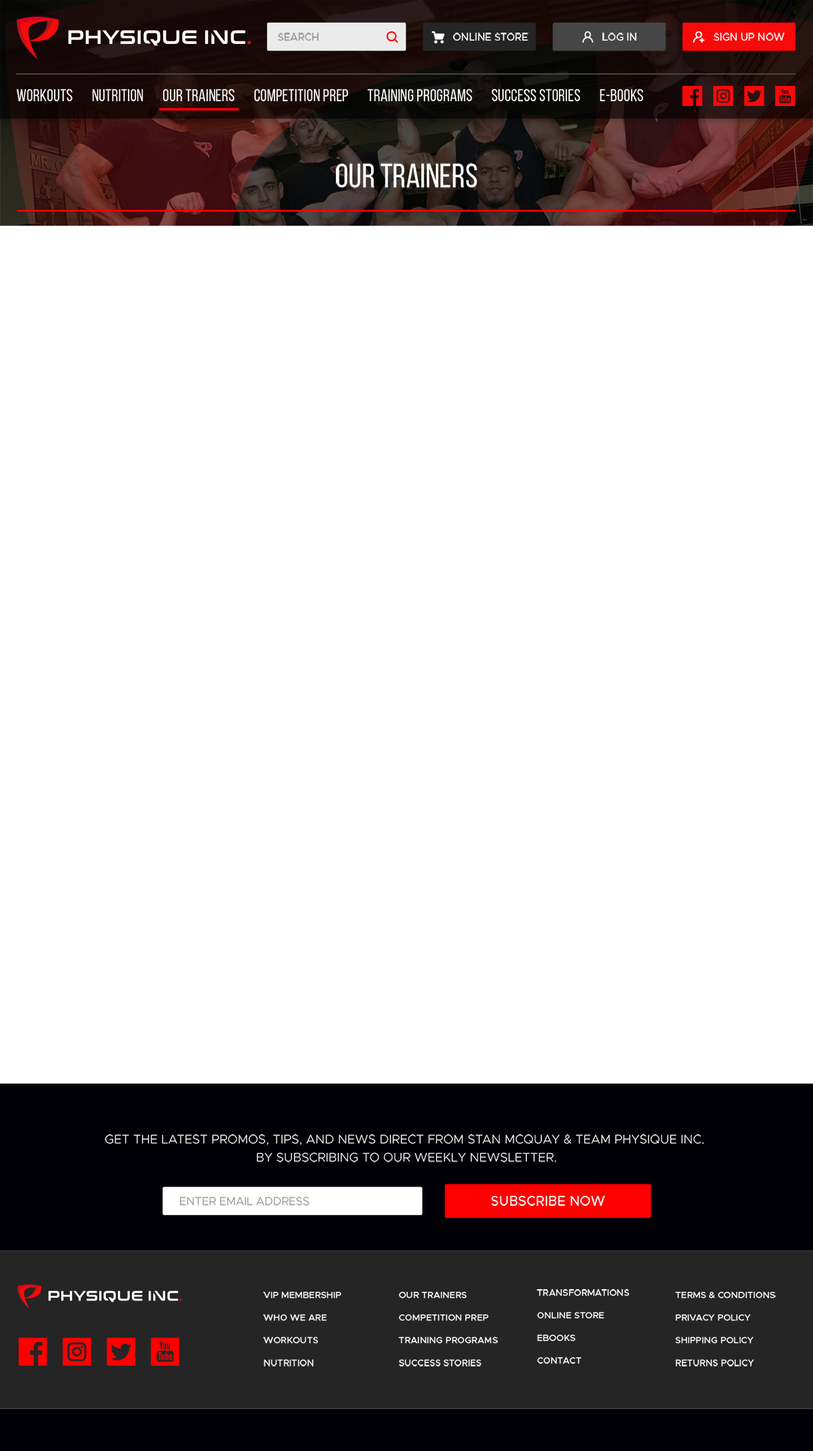
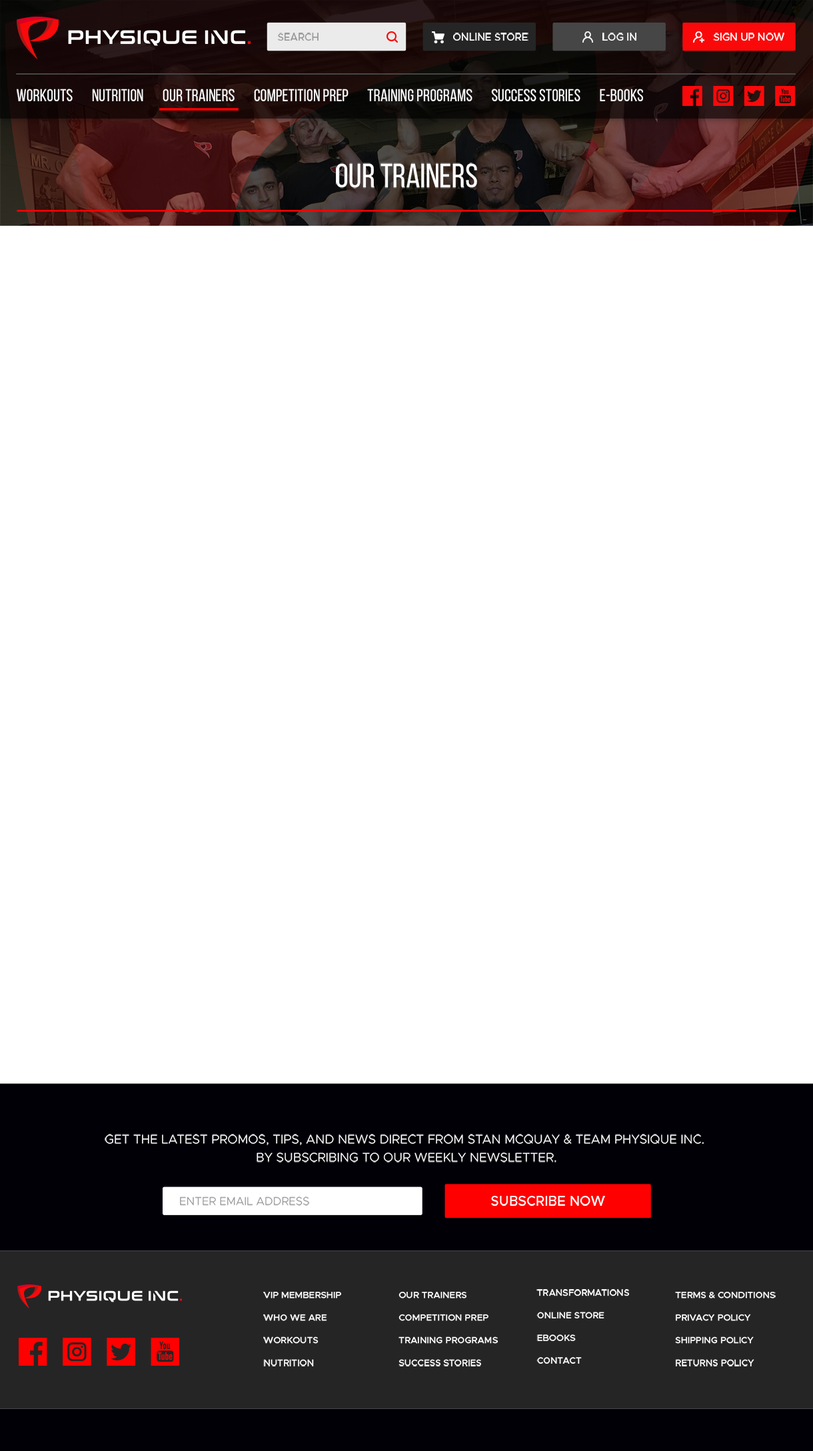
Revision of a layered w=813, h=1451 image; what changed, layer by layer:
pixels changed over [16, 32, 785, 1367] (layer not identified)
